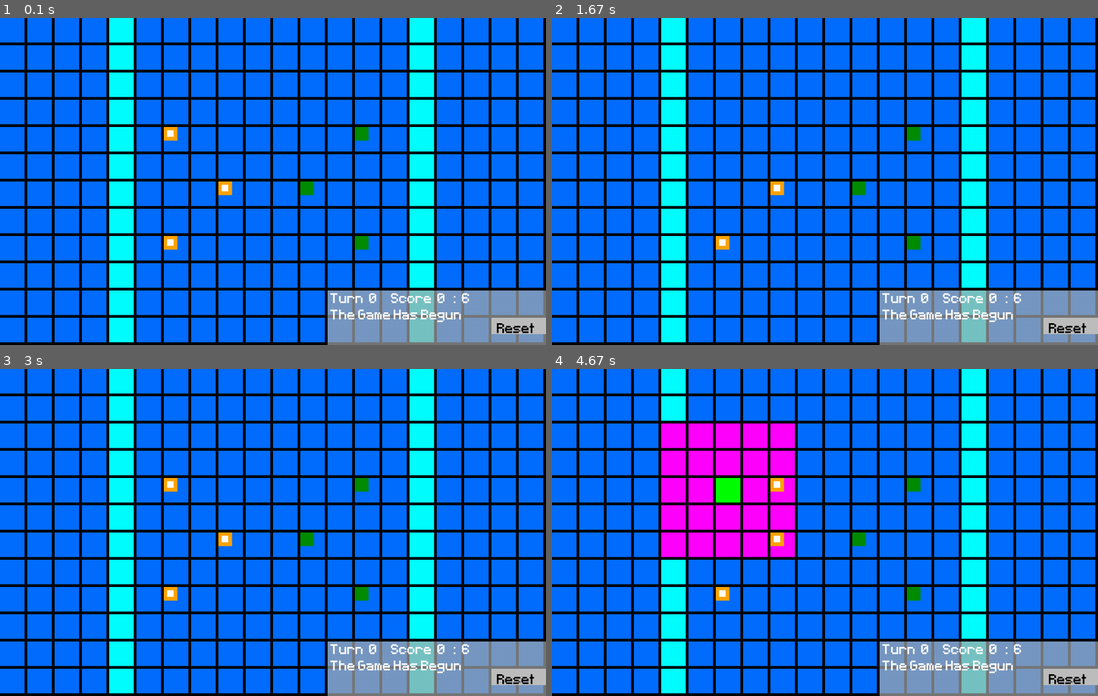
Above: before the commit, frames 1-4 (two rows, left to right).
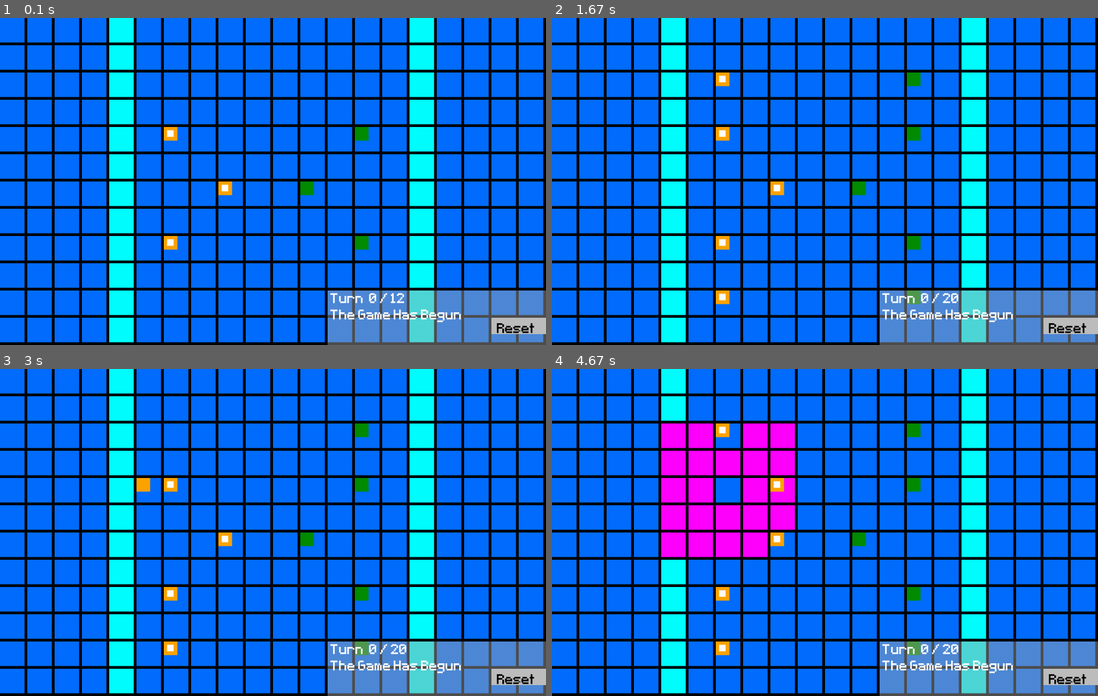
Above: after the commit, the same moments.

Repository: LWhite200/pygames
Game: pygame game, started from Final War/Final War.py
The game is run twice, just before and just after one commit, with the same random seed, the same clock (stepped at 60 frames per second) and the same inputs.
Inputs (mouse positions are in pixels of both pictures, inside the frame that each line leads up to):
- Up to frame 1 (0.1 s): no input
- Up to frame 2 (1.67 s): press the mouse at (721, 243) at 0.37 s; move the mouse to (732, 161) at 0.47 s; release the mouse at (743, 80) at 0.6 s; click (721, 132) at 0.72 s; click "Reset" at 1.05 s; press the mouse at (721, 132) at 1.37 s; move the mouse to (764, 217) at 1.47 s; release the mouse at (814, 299) at 1.6 s
- Up to frame 3 (3 s): tap Enter at 1.67 s; press the mouse at (169, 483) at 2.03 s; move the mouse to (163, 480) at 2.13 s; release the mouse at (152, 473) at 2.27 s; press the mouse at (518, 676) at 2.37 s; move the mouse to (414, 571) at 2.47 s; release the mouse at (305, 467) at 2.6 s; press the mouse at (169, 431) at 2.7 s; move the mouse to (158, 535) at 2.8 s; release the mouse at (147, 643) at 2.93 s
- Up to frame 4 (4.67 s): press the mouse at (775, 539) at 3.03 s; move the mouse to (868, 545) at 3.13 s; release the mouse at (961, 555) at 3.27 s; press the mouse at (721, 483) at 3.37 s; move the mouse to (683, 496) at 3.47 s; release the mouse at (644, 509) at 3.6 s; click "Reset" at 4.22 s; press the mouse at (721, 483) at 4.53 s; move the mouse to (797, 493) at 4.63 s

The runs differ from the first frame. In frame 1, 5.7% of the frame differs, in the area x 60-100%, y 83-100%; in frame 2, 6.2%; in frame 3, 6.1%; in frame 4, 6.9%, in the area x 30-100%, y 16-100%.

Commit message:
Add files via upload

Diff:
--- a/Final War/Final War.py
+++ b/Final War/Final War.py
@@ -1,5 +1,6 @@
-" Things to add: barriers, types, ranged attacks, enemy a.i."
-" Make it so that fences can be broken over time, enemy step on theirs "
+" Better Movement "
+" Enemy A.I. "
+" Destroying Fences "
 
 from collections import deque
 from fractions import Fraction
@@ -56,7 +57,7 @@
         self.y = y
         self.team = team
         self.HP = 100
-        self.surface = pygame.Surface((45, 45))
+        self.surface = pygame.Surface((35, 35))
         self.surface.fill('Yellow')
         self.rect = self.surface.get_rect(topleft=(self.x, self.y))
 
@@ -92,7 +93,7 @@
             self.maxHP = 1500
             self.curHP = 1500
             self.power = 1000
-            self.moveDistance = 20
+            self.moveDistance = 2
 
 EnemyObjs = []
 class enemObj:
@@ -246,15 +247,17 @@
 EnemyObjs.append(enemObj(650, 400))
 
 
-dragging_player = None
-drag_offset_x = 0
-drag_offset_y = 0
-original_x = 0
-original_y = 0
+
 
 def updateBoard():
 
+    global nPG, nEG
+
     worldScore[0], worldScore[1] = 0, 0
+    nPG, nEG = 0, 0
+
+    fstThird = wth * Fraction(1, 5)
+    sndThird = (wth - fstThird) - 1
 
     for i in range(wth):
         for j in range(hth):
@@ -271,15 +274,18 @@
         playY = player.rect.y // wrdDiv
         worldScore[world[playX][playY]] += 1
         wObj[playX][playY] = player
+        if playX > sndThird:
+            nPG += 1
 
     for enemy in EnemyObjs:
         enemX = enemy.rect.x // wrdDiv
         enemY = enemy.rect.y // wrdDiv
         worldScore[world[enemX][enemY]] += 1
         wObj[enemX][enemY] = enemy
-
-    fstThird = wth * Fraction(1, 5)
-    sndThird = (wth - fstThird) - 1
+        if enemX < fstThird:
+            nEG += 1
+
+
 
     for i in range(0, wth):
         for j in range(0, hth):
@@ -469,10 +475,10 @@
             screen.blit(nm_surf, nm_rect)
 
     textArea = pygame.Surface((width // 2.5, height // 6), pygame.SRCALPHA)
-    textArea.fill((169, 169, 169, 180))
+    textArea.fill((169, 169, 169, 120))
     screen.blit(textArea, (width - (width // 2.5), height - (height // 6)))
 
-    scoreText = str("Turn  " + str(curTurn) + "     Score  " + str(worldScore[1]) + "  :  " + str(worldScore[0]))
+    scoreText = str("Turn  " + str(curTurn) + " / " + str(numTurns))
     score_surf = font.render(scoreText, False, (254, 254, 254))
     screen.blit(score_surf, (width - (width // 2.5) + 5, height - (height // 6) + 5))
 
@@ -520,8 +526,12 @@
 
 def gameOverScreen(pWin):
     screen.blit(background, background_rect)
-
-    if pWin:
+    if endedTie:
+        eA_surf = font.render("Ended In A Tie", False, (254, 254, 254))
+        eA_rect = eA_surf.get_rect(center=(width // 2, height // 2))
+        screen.blit(eA_surf, eA_rect)
+
+    elif pWin:
         p = pygame.Surface((100, 200))
         p.fill('Orange')
         p_rect = p.get_rect(center=(width // 2, height // 2))
@@ -543,7 +553,7 @@
 
 
 def reset():
-    global PlayerObjs, EnemyObjs, fenceObjs, world, wObj, worldScore, curTurn, toDisplayText, gameDone, showAttackScreen
+    global PlayerObjs, EnemyObjs, fenceObjs, world, wObj, worldScore, curTurn, toDisplayText, gameDone, showAttackScreen, numTurns
     gameDone, showAttackScreen = False, False
     world = [[0 for _ in range(hth)] for _ in range(wth)]
     wObj = [[None for _ in range(hth)] for _ in range(wth)]
@@ -553,12 +563,19 @@
     PlayerObjs = []
     EnemyObjs = []
     fenceObjs = []
+
+    PlayerObjs.append(playObj(300, 100, "norm"))
     PlayerObjs.append(playObj(300, 200, "norm"))
     PlayerObjs.append(playObj(400, 300, "norm"))
     PlayerObjs.append(playObj(300, 400, "norm"))
+    PlayerObjs.append(playObj(300, 500, "norm"))
+
+    EnemyObjs.append(enemObj(650, 100))
     EnemyObjs.append(enemObj(650, 200))
     EnemyObjs.append(enemObj(550, 300))
     EnemyObjs.append(enemObj(650, 400))
+    EnemyObjs.append(enemObj(650, 500))
+    numTurns = (len(PlayerObjs) + len(EnemyObjs)) * 2
     updateBoard()
 
 # ------------------------------------------------------------------------------------------------------------
@@ -570,11 +587,28 @@
 pushMode = False
 pullMode = False
 gameDone = False
+endedTie = False
+
+numTurns = (len(PlayerObjs) + len(EnemyObjs)) * 2
+
+nPG = 0
+nEG = 0
+
+draPla = None
+dOX = 0
+dOY= 0
+oriX = 0
+oriY = 0
 
 
 while True:
 
-    if not PlayerObjs or not EnemyObjs and not showAttackScreen:
+    if (not PlayerObjs or not EnemyObjs) and not showAttackScreen or nPG >= len(PlayerObjs) or nEG >= len(EnemyObjs) or curTurn > numTurns:
+        if curTurn > numTurns:
+            endedTie = True
+        else:
+            endedTie = False
+
         toDisplayText = "Game Over"
         gameDone = True
 
@@ -583,7 +617,6 @@
                 reset()
             if event.type == pygame.QUIT:
                 pygame.quit()
-
 
 
     if pullMode and not showAttackScreen and not gameDone:
@@ -750,10 +783,6 @@
                 battleText[2] = 0
             if event.type == pygame.QUIT:
                 pygame.quit()
-
-
-
-
     if not buildMode and not showAttackScreen and not pushMode and not gameDone: #-------------------------------------------------
         for event in pygame.event.get():
             if event.type == pygame.QUIT:
@@ -826,11 +855,11 @@
                                 reset()
                             closeSideMenu()
                     for player in PlayerObjs:
-                        if player.rect.collidepoint(event.pos) and not player.hasMoved:
-                            dragging_player = player
-                            original_x, original_y = player.x, player.y
-                            drag_offset_x = player.rect.x - event.pos[0]
-                            drag_offset_y = player.rect.y - event.pos[1]
+                        if player.rect.collidepoint(event.pos) and not player.hasMoved and player != draPla:
+                            draPla = player
+                            oriX, oriY = player.x, player.y
+                            dOX = player.rect.x - event.pos[0]
+                            dOY= player.rect.y - event.pos[1]
                             break
                     closeSideMenu()
                 elif event.button == 3:
@@ -840,46 +869,70 @@
                         else:
                             player.isAttacking = False
 
+
+            # -------------------------------------------------------------------------
+            # Dragging all done here
+
+            # a true fence is able to be stepped on
+
+
+            # -----------------------------------------------
+
             if event.type == pygame.MOUSEMOTION:
-                if dragging_player:
+                if draPla:
                     mouse_x, mouse_y = event.pos
-                    new_x = mouse_x + drag_offset_x
-                    new_y = mouse_y + drag_offset_y
+                    new_x = mouse_x + dOX
+                    new_y = mouse_y + dOY
                     new_x = (new_x // wrdDiv) * wrdDiv
                     new_y = (new_y // wrdDiv) * wrdDiv
 
-                    max_dist = dragging_player.moveDistance  # Movement distance limit
-                    if abs(new_x - original_x) > max_dist * wrdDiv:
-                        new_x = original_x + max_dist * wrdDiv if new_x > original_x else original_x - max_dist * wrdDiv
-                    if abs(new_y - original_y) > max_dist * wrdDiv:
-                        new_y = original_y + max_dist * wrdDiv if new_y > original_y else original_y - max_dist * wrdDiv
-
-                    dragging_player.rect.topleft = (new_x, new_y)
+                    max_dist = draPla.moveDistance  # Movement distance limit
+                    if abs(new_x - oriX) > max_dist * wrdDiv:
+                        new_x = oriX + max_dist * wrdDiv if new_x > oriX else oriX - max_dist * wrdDiv
+                    if abs(new_y - oriY) > max_dist * wrdDiv:
+                        new_y = oriY + max_dist * wrdDiv if new_y > oriY else oriY - max_dist * wrdDiv
+
+                    draPla.rect.topleft = (new_x, new_y)
 
                     for dx in range(-max_dist, max_dist + 1):
                         for dy in range(-max_dist, max_dist + 1):
-                            if 0 <= (original_x // wrdDiv + dx) < wth and 0 <= (original_y // wrdDiv + dy) < hth:
+                            if 0 <= (oriX // wrdDiv + dx) < wth and 0 <= (oriY // wrdDiv + dy) < hth:
                                 if abs(dx) <= max_dist and abs(dy) <= max_dist:
-                                    if (dx == 0 and dy == 0):
-                                        world[(original_x // wrdDiv) + dx][(original_y // wrdDiv) + dy] = 2
-                                    else:
-                                        world[(original_x // wrdDiv) + dx][(original_y // wrdDiv) + dy] = 3
+
+                                    goodSpot = True
+                                    if wObj[(oriX // wrdDiv) + dx][(oriY // wrdDiv) + dy]:
+                                        goodSpot = False
+                                    if (dx == 0 and dy == 0) and goodSpot:
+                                        world[(oriX // wrdDiv) + dx][(oriY // wrdDiv) + dy] = 2
+                                    elif goodSpot:
+                                        world[(oriX // wrdDiv) + dx][(oriY // wrdDiv) + dy] = 3
+
+
             if event.type == pygame.MOUSEBUTTONUP:
-                if event.button == 1 and dragging_player:
-                    if dragging_player:
-                        new_x = dragging_player.rect.x // wrdDiv
-                        new_y = dragging_player.rect.y // wrdDiv
-                        for i, player in enumerate(PlayerObjs):
-                            if player == dragging_player:
-                                if PlayerObjs[i].x != new_x * wrdDiv and PlayerObjs[i].y != new_y * wrdDiv:
-                                    PlayerObjs[i].hasMoved = True
-                                PlayerObjs[i].x = new_x * wrdDiv
-                                PlayerObjs[i].y = new_y * wrdDiv
-                                PlayerObjs[i].isAttacking = False
-                                PlayerObjs[i].inRange = False
-                                break
-                    updateBoard()
-                    dragging_player = None
+                if event.button == 1 and draPla:
+                    if draPla:
+                        new_x = draPla.rect.x // wrdDiv
+                        new_y = draPla.rect.y // wrdDiv
+
+                        goodSpot = True
+                        if wObj[new_x][new_y]:
+                            goodSpot = False
+
+                        if (draPla.x != new_x * wrdDiv or draPla.y != new_y * wrdDiv) and goodSpot:
+                            draPla.hasMoved = True
+                            draPla.x = new_x * wrdDiv
+                            draPla.y = new_y * wrdDiv
+                            draPla.isAttacking = False
+                            draPla.inRange = False
+                        else:
+                            draPla.x = oriX
+                            draPla.y = oriY
+                            draPla.rect.x = oriX
+                            draPla.rect.y = oriY
+                        updateBoard()
+                        draPla = None
+
+
 
     if not showAttackScreen and not gameDone:
         displayBoard()
